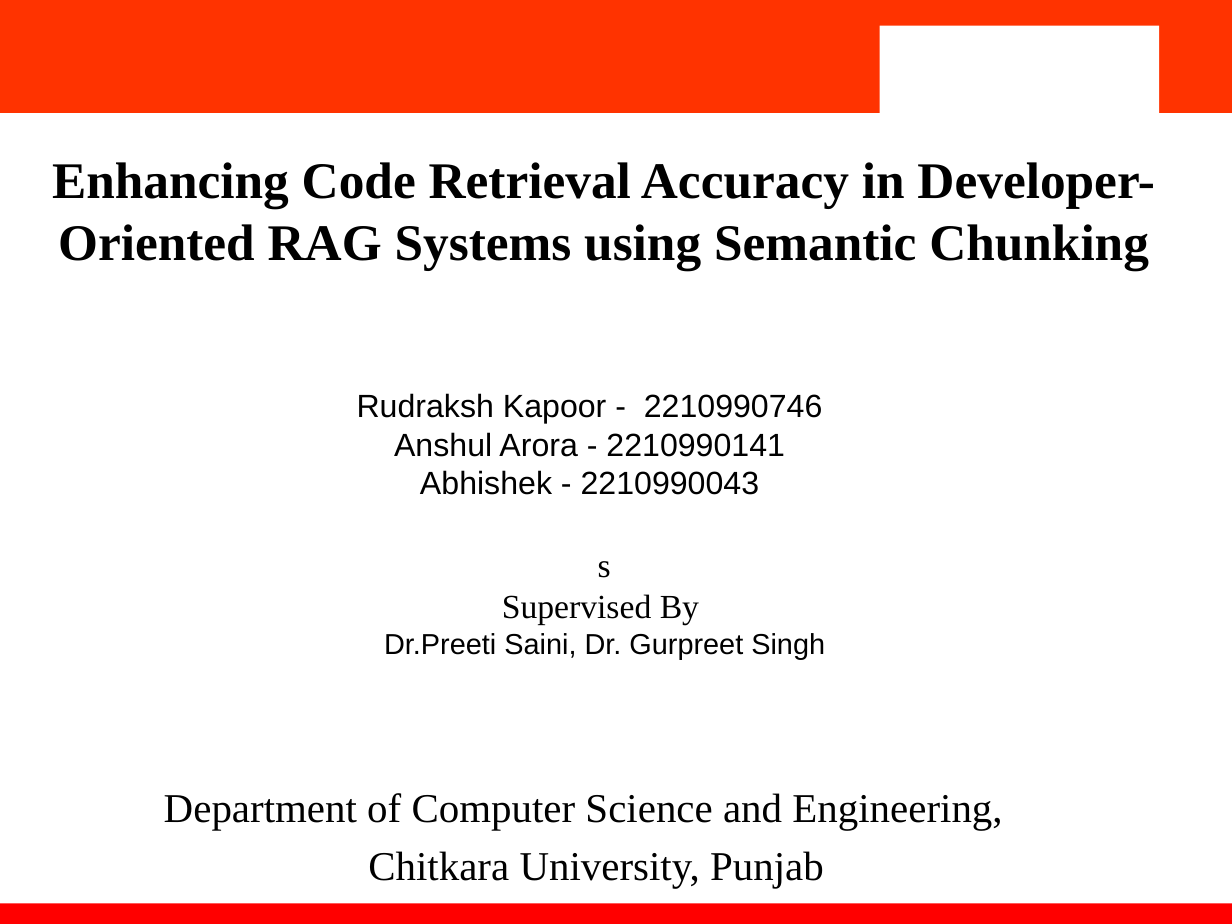
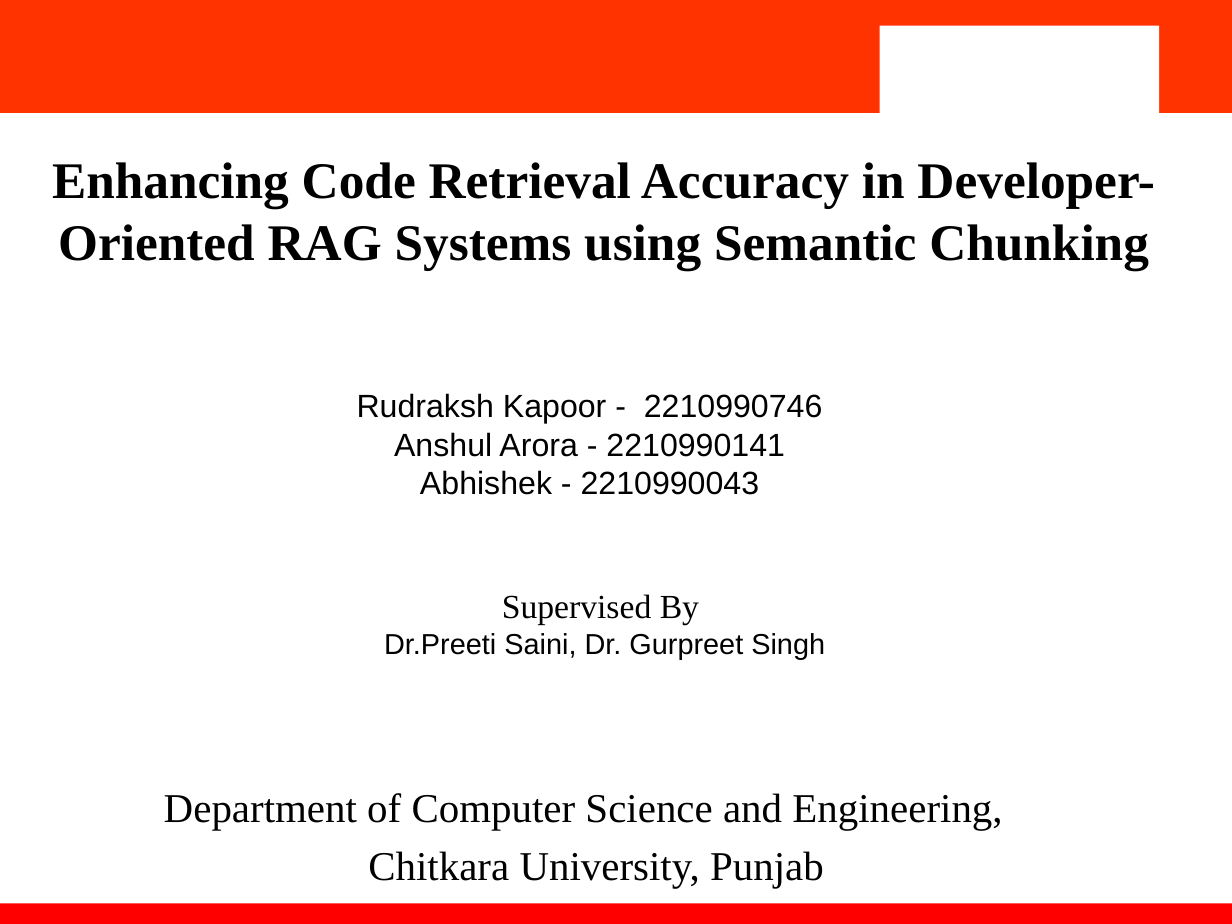
Before and after one commit to ItsRudraksh/2210990746_2210990104_2210990034, a slide deck: slide 1 of Team_32_PPT.pptx. Drawn at 1232x924 pixels with LibreOffice and Linux fonts; fonts in the diff are those of the drawing; background and template pictures are left out. Boxes give left, top, right and bottom in pixels: in the first picture for what was removed or moved away, otherwise in the second. Text is boxed around its words. In the diff, an @@ line names an element or a change of style, - is before the commit and + after.

```diff
--- a/Team_32_PPT.pptx
+++ b/Team_32_PPT.pptx
@@ text at box(598, 561, 611, 578): paragraph removed @@
-s
```
Also in this commit, not shown: 2 other slides changed, 9 slides added, 5 slides removed.
